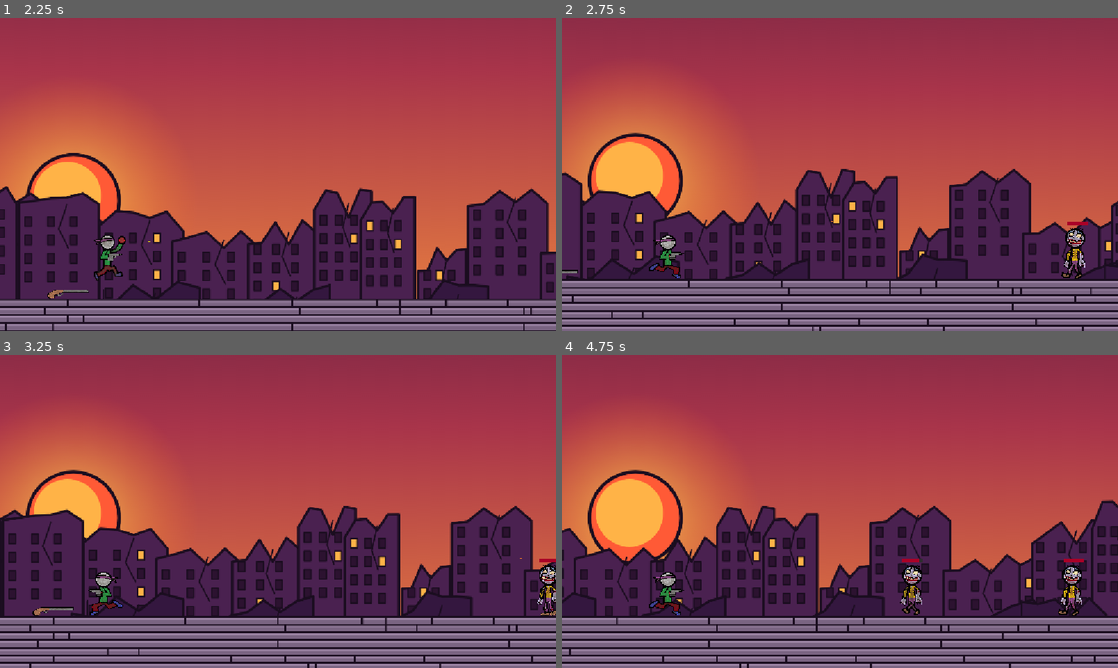
Above: before the commit, frames 1-4 (two rows, left to right).
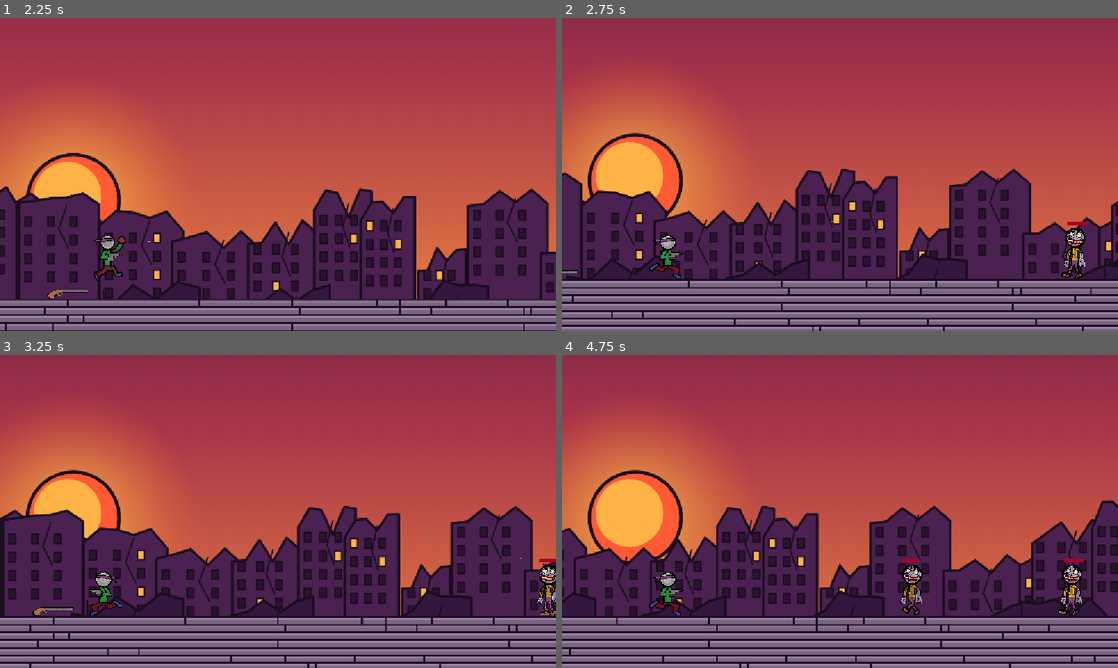
Above: after the commit, the same moments.

Repository: CodingFox007/ByteJam2026
Game: Godot game, scene res://Scenes/title_screen.tscn
Two runs of this game, one before a commit and one after it. Both use one fixed random seed, a clock stepped at 60 frames per second and the inputs below.
Inputs (mouse positions are in pixels of both pictures, inside the frame that each line leads up to):
- Up to frame 1 (2.25 s): click (189, 230) at 0.5 s; move the mouse to (400, 158) at 1.27 s; hold E (interact) 1.28-2.03 s; hold Right (right) from 1.28 s (still down); tap Space (jump) at 1.52 s; move the mouse to (166, 190) at 2.02 s; click (166, 190) at 2.1 s
- Up to frame 2 (2.75 s): keep holding Right (right); tap Space (jump) at 2.27 s
- Up to frame 3 (3.25 s): move the mouse to (333, 442) at 2.77 s; release Right (right) at 2.78 s; hold A (left) from 2.78 s (still down); hold E (interact) from 2.78 s (still down)
- Up to frame 4 (4.75 s): move the mouse to (812, 574) at 3.52 s; release A (left) at 3.53 s; release E (interact) at 3.53 s; hold Right (right) from 3.53 s (still down); click (812, 574) at 3.6 s; tap Space (jump) at 3.77, 4.52 s; move the mouse to (1006, 558) at 4.27 s; hold E (interact) from 4.28 s (still down)

Frame 1 is identical in both runs. In frame 2, 0.1% of the frame differs, in the area x 90-95%, y 67-84%; in frame 3, 0.1%; in frame 4, 0.3%, in the area x 60-94%, y 66-84%.

Commit message:
enemies animation updated

Diff:
--- a/byte-jam-26/Scenes/enemy.tscn
+++ b/byte-jam-26/Scenes/enemy.tscn
@@ -3,6 +3,30 @@
 [ext_resource type="Texture2D" uid="uid://b1gwr5h2erv8j" path="res://Assets/AssetsSpritesheetV3.png" id="1_hghv2"]
 [ext_resource type="Script" uid="uid://jjfil1a0hatt" path="res://Scripts/zombie_hitbox.gd" id="2_1f0kj"]
 [ext_resource type="Script" uid="uid://7j0ipkli6c8g" path="res://Scripts/zombie.gd" id="2_afpow"]
+
+[sub_resource type="AtlasTexture" id="AtlasTexture_auwsv"]
+atlas = ExtResource("1_hghv2")
+region = Rect2(2268, 501, 126, 167)
+
+[sub_resource type="AtlasTexture" id="AtlasTexture_8uf12"]
+atlas = ExtResource("1_hghv2")
+region = Rect2(2268, 448, 126, 159)
+
+[sub_resource type="AtlasTexture" id="AtlasTexture_po0sg"]
+atlas = ExtResource("1_hghv2")
+region = Rect2(2268, 413, 126, 160)
+
+[sub_resource type="AtlasTexture" id="AtlasTexture_haro7"]
+atlas = ExtResource("1_hghv2")
+region = Rect2(2268, 370, 126, 163)
+
+[sub_resource type="AtlasTexture" id="AtlasTexture_56vhr"]
+atlas = ExtResource("1_hghv2")
+region = Rect2(1135, 504, 126, 174)
+
+[sub_resource type="AtlasTexture" id="AtlasTexture_ta2yt"]
+atlas = ExtResource("1_hghv2")
+region = Rect2(2269, 504, 126, 174)
 
 [sub_resource type="AtlasTexture" id="AtlasTexture_ghaa6"]
 atlas = ExtResource("1_hghv2")
@@ -26,6 +50,34 @@
 
 [sub_resource type="SpriteFrames" id="SpriteFrames_wwb70"]
 animations = [{
+"frames": [{
+"duration": 1.0,
+"texture": SubResource("AtlasTexture_auwsv")
+}, {
+"duration": 1.0,
+"texture": SubResource("AtlasTexture_8uf12")
+}, {
+"duration": 1.0,
+"texture": SubResource("AtlasTexture_po0sg")
+}, {
+"duration": 1.0,
+"texture": SubResource("AtlasTexture_haro7")
+}],
+"loop": 0,
+"name": &"zombieDeath",
+"speed": 9.0
+}, {
+"frames": [{
+"duration": 1.0,
+"texture": SubResource("AtlasTexture_56vhr")
+}, {
+"duration": 1.0,
+"texture": SubResource("AtlasTexture_ta2yt")
+}],
+"loop": 1,
+"name": &"zombieHit",
+"speed": 5.0
+}, {
 "frames": [{
 "duration": 50.0,
 "texture": SubResource("AtlasTexture_ghaa6")
@@ -77,8 +129,8 @@
 script = ExtResource("2_afpow")
 
 [node name="AnimatedSprite2D" type="AnimatedSprite2D" parent="zombie" unique_id=848464868]
-position = Vector2(0.57660043, -0.6900778)
-scale = Vector2(1.0186942, 1)
+position = Vector2(0.5766008, -2.070243)
+scale = Vector2(1.0186942, 1.0035902)
 sprite_frames = SubResource("SpriteFrames_wwb70")
 animation = &"zombieWalking"
 
--- a/byte-jam-26/Scripts/zombie.gd
+++ b/byte-jam-26/Scripts/zombie.gd
@@ -4,35 +4,51 @@
 # Zombie settings
 @export var gravity: float = 980.0
 @export var speed: float = 100.0
-@onready var health_bar: ProgressBar = $HealthBar
-
-var player: Node2D = null
+@export var max_health: int = 100
 
 @onready var animated_sprite: AnimatedSprite2D = $AnimatedSprite2D
-@export var max_health: int = 100
+@onready var health_bar: ProgressBar = $HealthBar
+@onready var zombie_hitbox: Area2D = $zombieHitbox
+
+# Zombie variables
 var health: int
+var player: Node2D = null
+var player_in_killzone: bool = false
+var is_attacking: bool = false
+var is_dead: bool = false
+
 
 func _ready() -> void:
 	health = max_health
 	health_bar.max_value = max_health
 	health_bar.value = health
 
-func take_damage(amount: int) -> void:
-	health = max(health - amount, 0)
-	health_bar.value = health
-
-	if health <= 0:
-		die()
-
-func die() -> void:
-	queue_free()
 
 func _physics_process(delta: float) -> void:
+	if is_dead:
+		return
+
 	# Apply gravity
 	if not is_on_floor():
 		velocity.y += gravity * delta
 	else:
 		velocity.y = 0
+
+	# Stop and attack when player is in the killzone
+	if player_in_killzone:
+		velocity.x = 0
+
+		if not is_attacking:
+			attack()
+
+		move_and_slide()
+		return
+
+	# Finish the current attack before chasing again
+	if is_attacking:
+		velocity.x = 0
+		move_and_slide()
+		return
 
 	# Follow player
 	if is_instance_valid(player):
@@ -41,17 +57,72 @@
 	else:
 		velocity.x = 0
 
-	# Apply movement and collisions
 	move_and_slide()
 
-	# Play animations
+	# Play walking or idle animation
 	if abs(velocity.x) > 0.1:
 		animated_sprite.play("zombieWalking")
 
-		# Face the direction of movement
+		# Face direction of movement
 		animated_sprite.flip_h = velocity.x > 0
 	else:
 		animated_sprite.play("zombieIdle")
+
+
+func attack() -> void:
+	if is_dead or is_attacking:
+		return
+
+	is_attacking = true
+	velocity.x = 0
+
+	animated_sprite.play("zombieHit")
+
+	# Wait for the attack animation to finish
+	await animated_sprite.animation_finished
+
+	if is_dead:
+		return
+
+	is_attacking = false
+
+
+func take_damage(amount: int) -> void:
+	if is_dead:
+		return
+
+	health = max(health - amount, 0)
+	health_bar.value = health
+
+	if health <= 0:
+		die()
+
+
+func die() -> void:
+	if is_dead:
+		return
+
+	is_dead = true
+	is_attacking = false
+	player_in_killzone = false
+	velocity = Vector2.ZERO
+
+	# Disable killzone and stop its timer
+	zombie_hitbox.set_deferred("monitoring", false)
+	zombie_hitbox.get_node("Timer").stop()
+
+	# Stop collisions with player
+	$CollisionShape2D.set_deferred("disabled", true)
+
+	# Hide health bar
+	health_bar.hide()
+
+	# Play death animation
+	animated_sprite.play("zombieDeath")
+
+	await animated_sprite.animation_finished
+
+	queue_free()
 
 
 # Player enters attention range
--- a/byte-jam-26/Scripts/zombie_hitbox.gd
+++ b/byte-jam-26/Scripts/zombie_hitbox.gd
@@ -1,11 +1,30 @@
+
 extends Area2D
 
 @onready var timer: Timer = $Timer
+@onready var zombie = get_parent()
 
 
 func _on_body_entered(body: Node2D) -> void:
-	print("Zombie gonna get you")
-	timer.start()
+	if body.is_in_group("player") and not zombie.is_dead:
+		print("Zombie gonna get you!")
+
+		# Tell zombie to start attacking
+		zombie.player_in_killzone = true
+
+		# Start the kill timer
+		timer.start()
+
+
+func _on_body_exited(body: Node2D) -> void:
+	if body.is_in_group("player"):
+		# Tell zombie to stop attacking
+		zombie.player_in_killzone = false
+
+		# Stop the kill timer
+		timer.stop()
+
 
 func _on_timer_timeout() -> void:
-	get_tree().reload_current_scene()
+	if not zombie.is_dead and zombie.player_in_killzone:
+		get_tree().reload_current_scene()
Not shown, added: byte-jam-26/Assets/SpotDeath.png.import
Not shown, added: byte-jam-26/Assets/bossspritesheet.png.import
Not shown, changed: byte-jam-26/Assets/spotdeathspritesheet.png.import
